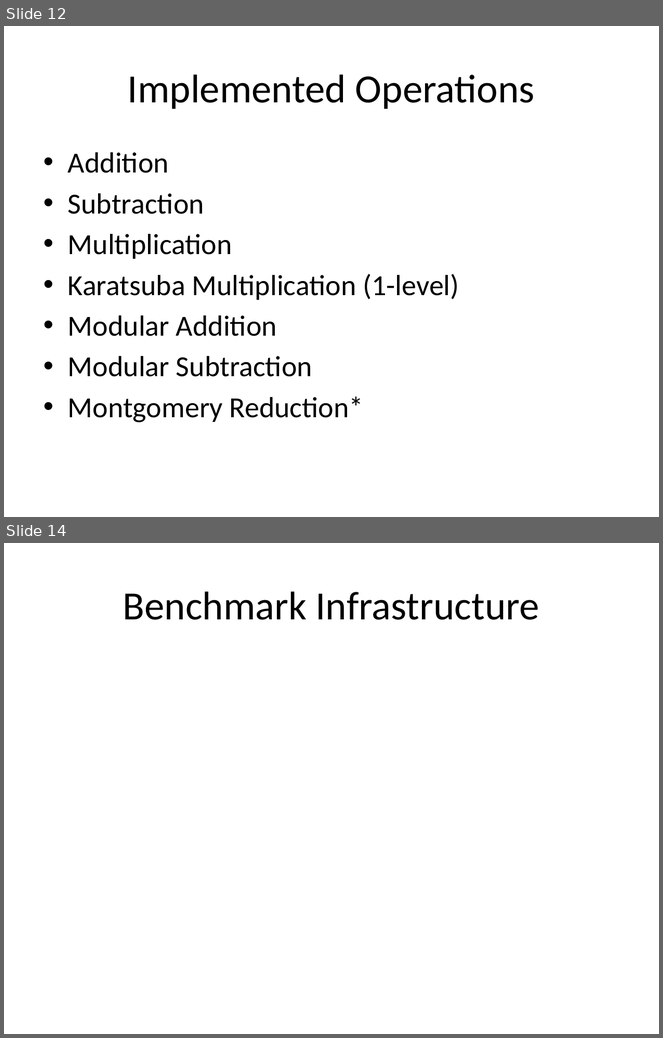
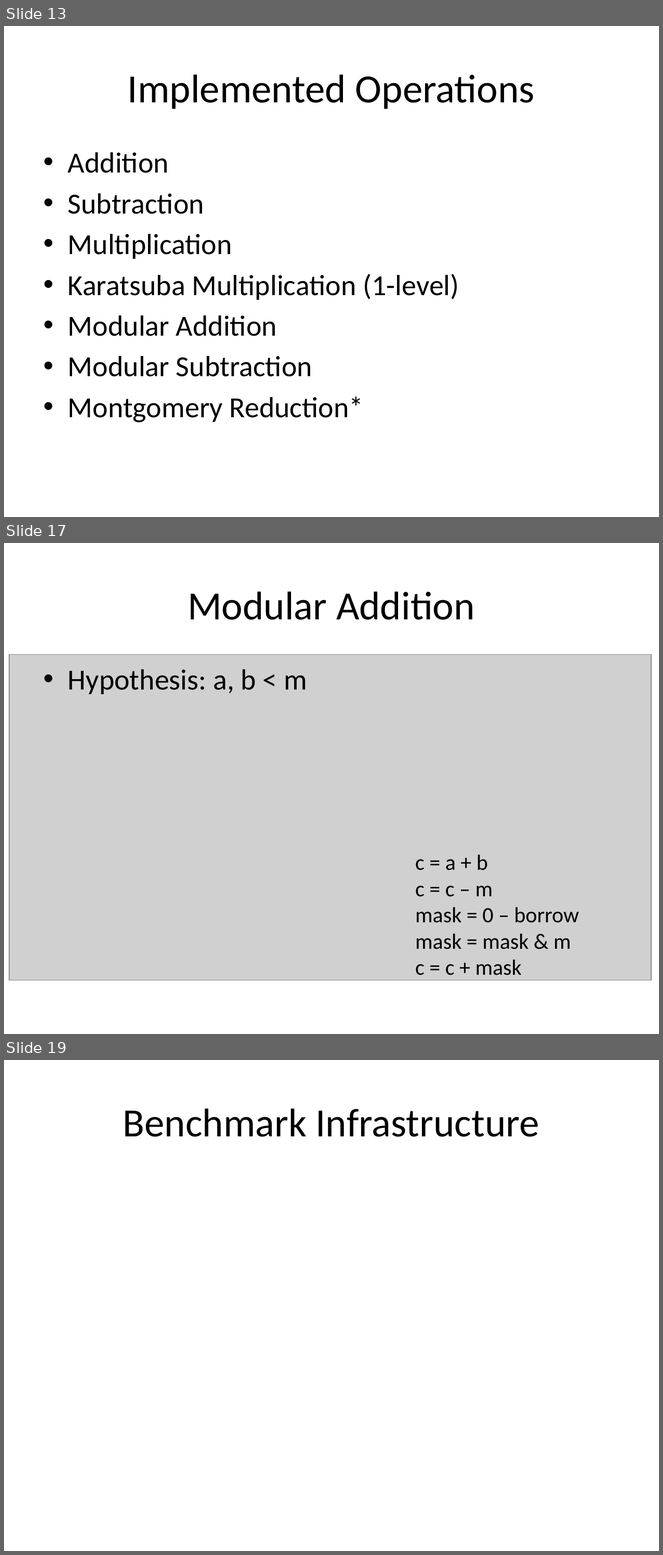
Before and after one commit to sahandKashani/CUDA-multiprecision-arithmetic-code-generator, a slide deck: report/Presentation.pptx. Shown one above the other, each under a label of ours: slides 12 and 14 before the commit, slides 13, 17 and 19 after it; the slides between them are not shown. The pictures are 663x1038 and 663x1555 pixels, drawn with LibreOffice and Linux fonts; fonts in the diff are those of the drawing; grey boxes stand for pictures. Boxes give left, top, right and bottom in pixels: in the first picture for what was removed or moved away, otherwise in the second. Text is boxed around its words. In the diff, an @@ line names an element or a change of style, - is before the commit and + after.

```diff
--- a/report/Presentation.pptx
+++ b/report/Presentation.pptx
@@ slide 17 added at bbox=[4, 543, 659, 1034], background #FFFFFF @@
@@ title added at bbox=[188, 591, 475, 620], 44 pt, text #000000 @@
+Modular Addition
@@ picture added at bbox=[9, 654, 651, 981] @@
@@ text added at bbox=[68, 669, 307, 694], 32 pt, text #000000 @@
+• Hypothesis: a, b < m
@@ text added at bbox=[415, 855, 579, 976], 24 pt, text #000000 @@
+c = a + b
+c = c – m
+mask = 0 – borrow
+mask = mask & m
+c = c + mask
@@ what was slide 12 is now slide 13 @@
@@ what was slide 14 is now slide 19 @@
```
Also in this commit, not shown: 4 slides changed, 5 other slides added, 37 other files.
